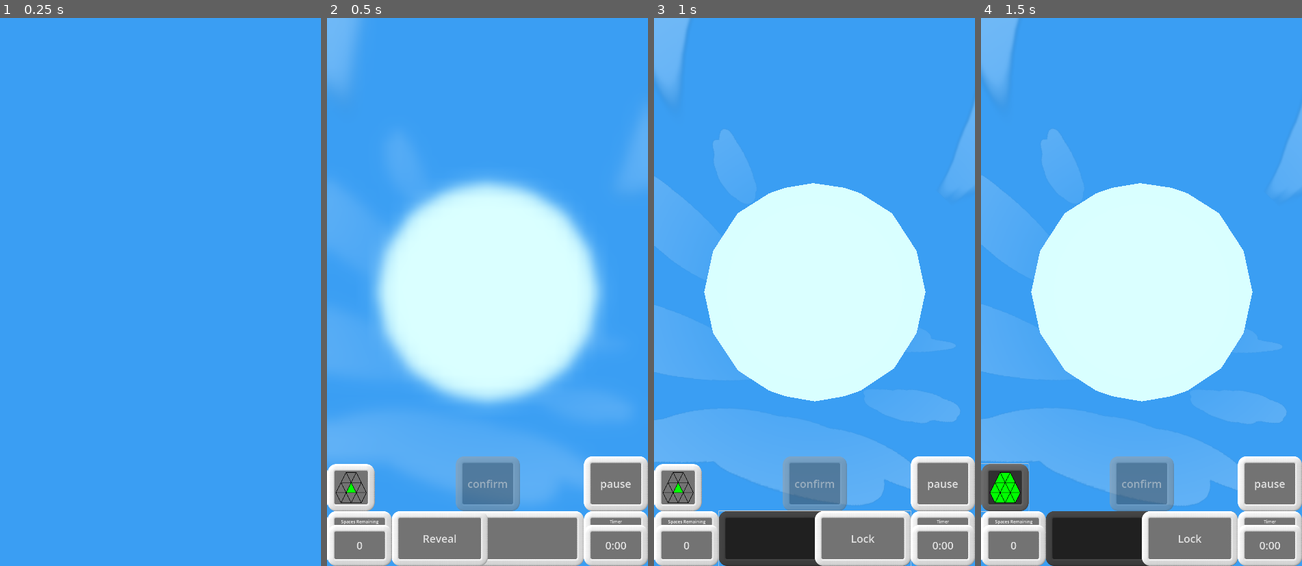
Above: before the commit, frames 1-4 (left to right).
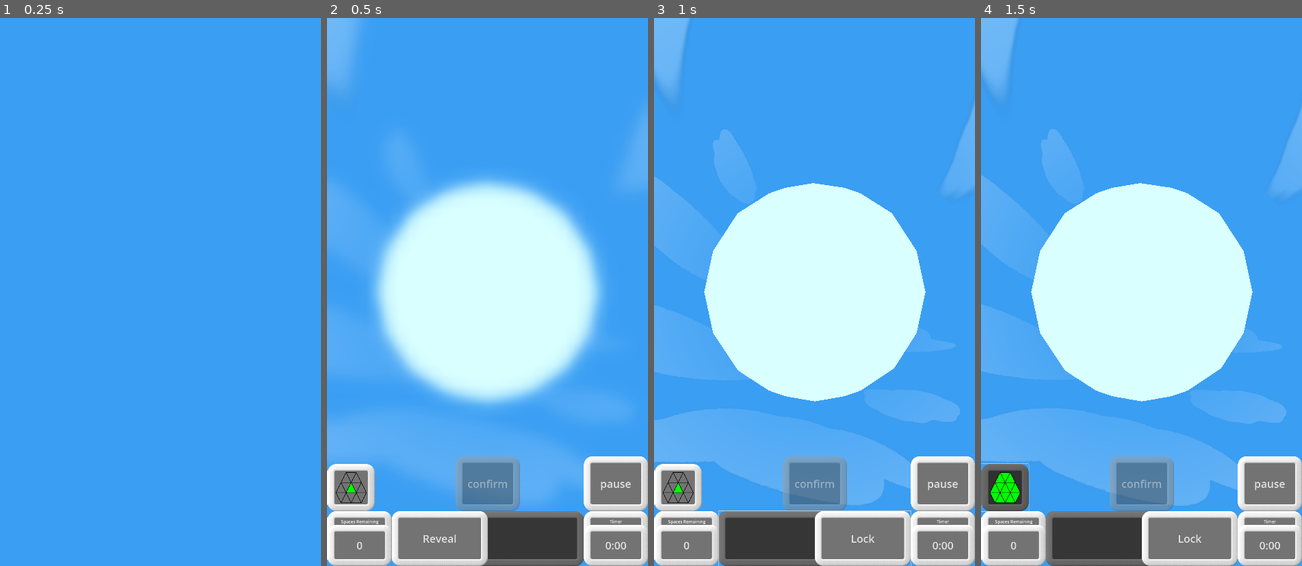
Above: after the commit, the same moments.

Repository: WalynC/sphereSweeperGodot
Game: Godot game, scene res://mainScenes/game.tscn
Two runs of this game, one before a commit and one after it. Both use one fixed random seed, a clock stepped at 60 frames per second and the inputs below. Sound files missing from this copy of the repository are replaced by a short silence.
Inputs (mouse positions are in pixels of both pictures, inside the frame that each line leads up to):
- Up to frame 1 (0.25 s): no input
- Up to frame 2 (0.5 s): no input
- Up to frame 3 (1 s): click (814, 538) at 0.5 s
- Up to frame 4 (1.5 s): click (1003, 489) at 1.25 s

Frame 1 is identical in both runs. In frame 2, 3.0% of the frame differs, in the area x 20-80%, y 90-100%; in frame 3, 0.9%; in frame 4, 0.9%.

Commit message:
Reveal/Lock button now has a dark background

Diff:
--- a/uiScenes/game_ui.tscn
+++ b/uiScenes/game_ui.tscn
@@ -11,7 +11,7 @@
 tracks/0/type = "value"
 tracks/0/imported = false
 tracks/0/enabled = true
-tracks/0/path = NodePath(".:self_modulate")
+tracks/0/path = NodePath("..:modulate")
 tracks/0/interp = 1
 tracks/0/loop_wrap = true
 tracks/0/keys = {
@@ -44,12 +44,12 @@
 neighborButton = NodePath("NeighborButton")
 mineButton = NodePath("BombCounter")
 confirmButton = NodePath("ConfirmButton")
-flagButton = NodePath("LockRevealToggle")
+flagButton = NodePath("Panel/LockRevealToggle")
 bombLabel = NodePath("BombCounterPanel/Label")
 multiSelectOn = ExtResource("2_2k6y5")
 multiSelectOff = ExtResource("2_5e4df")
-revealButton = NodePath("LockRevealToggle/RevealButton")
-lockButton = NodePath("LockRevealToggle/LockButton")
+revealButton = NodePath("Panel/RevealButton")
+lockButton = NodePath("Panel/LockButton")
 
 [node name="NeighborButton" type="Button" parent="."]
 layout_mode = 1
@@ -117,23 +117,32 @@
 button_mask = 3
 metadata/_edit_use_anchors_ = true
 
-[node name="LockRevealToggle" type="Button" parent="."]
+[node name="Panel" type="Panel" parent="."]
+self_modulate = Color(0.470588, 0.470588, 0.470588, 1)
 layout_mode = 1
 anchors_preset = -1
 anchor_left = 0.2
 anchor_top = 0.9
 anchor_right = 0.8
 anchor_bottom = 1.0
+mouse_filter = 2
+
+[node name="LockRevealToggle" type="Button" parent="Panel"]
+show_behind_parent = true
+layout_mode = 1
+anchors_preset = -1
+anchor_right = 1.0
+anchor_bottom = 1.0
 toggle_mode = true
 button_mask = 3
 metadata/_edit_use_anchors_ = true
 
-[node name="AnimationPlayer" type="AnimationPlayer" parent="LockRevealToggle"]
+[node name="AnimationPlayer" type="AnimationPlayer" parent="Panel/LockRevealToggle"]
 libraries = {
 "": SubResource("AnimationLibrary_amicg")
 }
 
-[node name="RevealButton" type="Button" parent="LockRevealToggle"]
+[node name="RevealButton" type="Button" parent="Panel"]
 layout_mode = 1
 anchors_preset = -1
 anchor_right = 0.5
@@ -141,7 +150,7 @@
 mouse_filter = 2
 text = "Reveal"
 
-[node name="LockButton" type="Button" parent="LockRevealToggle"]
+[node name="LockButton" type="Button" parent="Panel"]
 visible = false
 layout_mode = 1
 anchors_preset = -1
@@ -184,5 +193,5 @@
 [connection signal="pressed" from="Pause" to="." method="pause"]
 [connection signal="pressed" from="ConfirmButton" to="." method="confirm"]
 [connection signal="pressed" from="BombCounter" to="." method="toggle_mine_display"]
-[connection signal="toggled" from="LockRevealToggle" to="." method="SetFlag"]
+[connection signal="toggled" from="Panel/LockRevealToggle" to="." method="SetFlag"]
 [connection signal="pressed" from="Timer" to="." method="toggle_time_display"]
